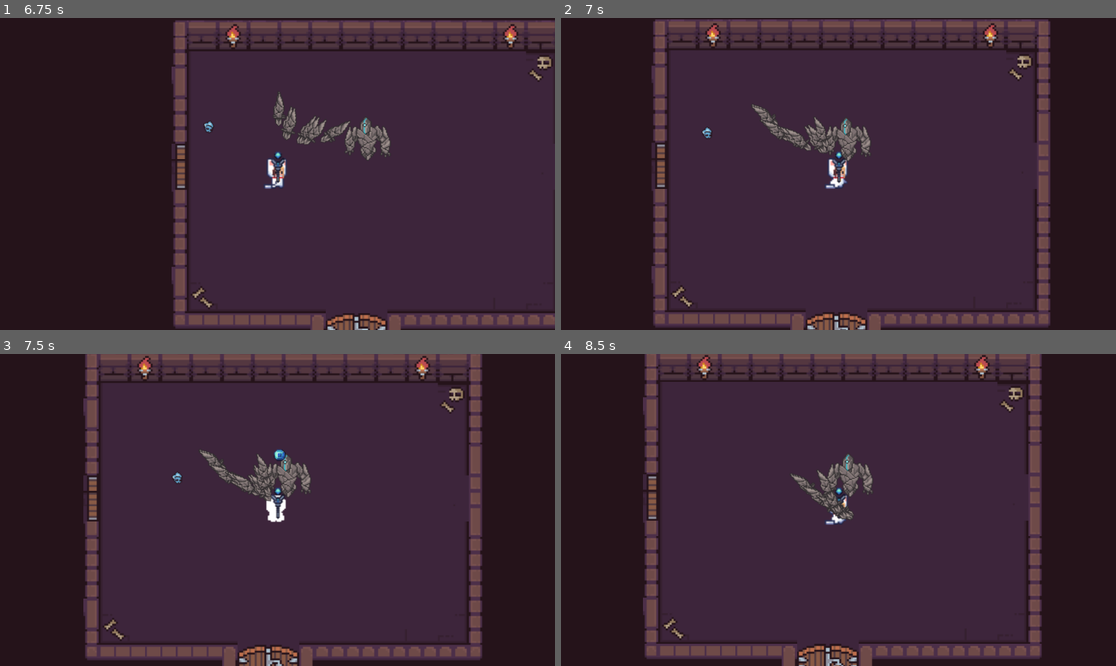
Above: before the commit, frames 1-4 (two rows, left to right).
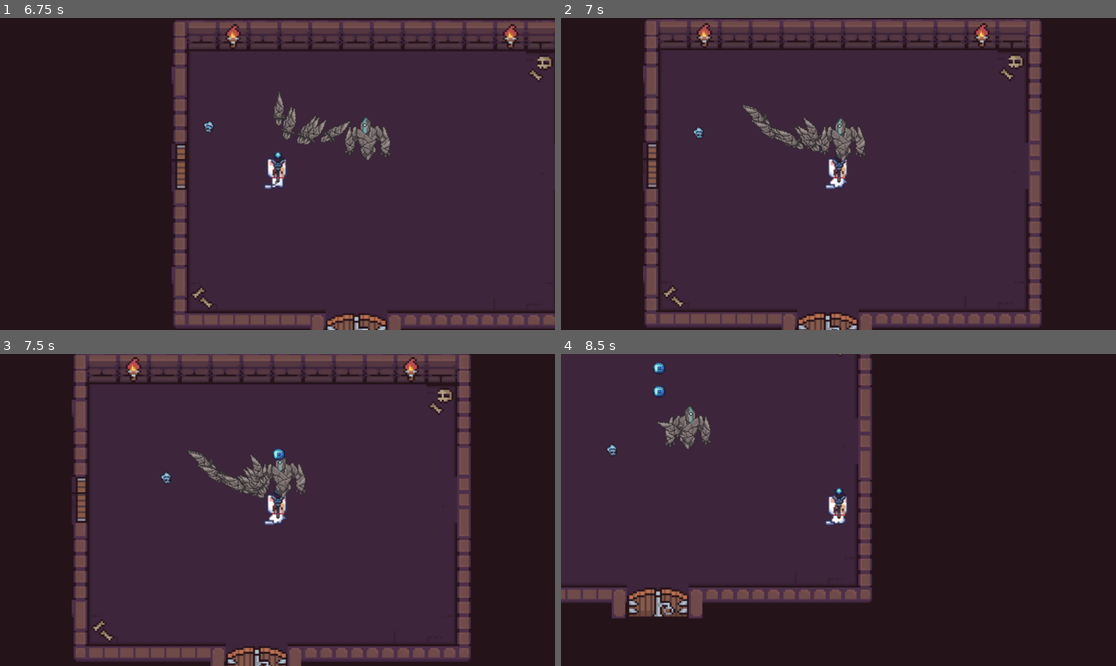
Above: after the commit, the same moments.

Repository: 50002/TaitajaRaSeKo25
Game: Godot game, scene res://start.tscn
The game is run twice, just before and just after one commit, with the same random seed, the same clock (stepped at 60 frames per second) and the same inputs.
Inputs:
- Up to frame 1 (6.75 s): click "Start" at 0.5 s; tap Enter (Attack) at 1.25, 2.75 s; hold D (RIGHT) 1.28-2.03 s; hold Enter (Attack) 1.28-2.03 s; tap Space (Dash) at 2, 2.1, 3.5, 3.6, 5.1, 6.6 s; hold S (DOWN) 2.03-2.78 s; hold D (RIGHT) 2.78-3.53 s; hold Enter (Attack) 2.78-3.53 s; hold W (UP) 3.53-4.28 s; hold Enter (Attack) 4.28-5.03 s; hold A (LEFT) 4.28-5.78 s; hold S (DOWN) 5.78-6.53 s; hold Enter (Attack) 5.78-6.53 s; hold D (RIGHT) from 6.53 s (still down)
- Up to frame 2 (7 s): keep holding D (RIGHT)
- Up to frame 3 (7.5 s): release D (RIGHT) at 7.28 s; hold W (UP) from 7.28 s (still down); hold Enter (Attack) from 7.28 s (still down)
- Up to frame 4 (8.5 s): release W (UP) at 8.03 s; release Enter (Attack) at 8.03 s; hold D (RIGHT) from 8.03 s (still down); tap Space (Dash) at 8.1 s

Frame 1 is identical in both runs. In frame 2, 11% of the frame differs, in the area x 14-89%, y 0-100%; in frame 3, 13%; in frame 4, 54%, in the area x 0-87%, y 0-100%.

Commit message:
Fixed skull

Diff:
--- a/new-game-project/Boss.tscn
+++ b/new-game-project/Boss.tscn
@@ -1,11 +1,11 @@
-[gd_scene load_steps=127 format=3 uid="uid://d27s21rkp4c6p"]
+[gd_scene load_steps=128 format=3 uid="uid://d27s21rkp4c6p"]
 
 [ext_resource type="Script" path="res://boss.gd" id="1_1603g"]
 [ext_resource type="Texture2D" uid="uid://dsu54dlpsur6" path="res://Mecha-stone Golem 0.1/PNG sheet/Character_sheet.png" id="1_gc0gw"]
 
 [sub_resource type="CapsuleShape2D" id="CapsuleShape2D_bu4qc"]
-radius = 13.0
-height = 44.0
+radius = 11.0
+height = 40.0
 
 [sub_resource type="AtlasTexture" id="AtlasTexture_ak8a3"]
 atlas = ExtResource("1_gc0gw")
@@ -888,6 +888,10 @@
 "name": &"new_animation",
 "speed": 10.0
 }]
+
+[sub_resource type="CapsuleShape2D" id="CapsuleShape2D_urtc5"]
+radius = 13.0
+height = 44.0
 
 [node name="Boss" type="CharacterBody2D"]
 script = ExtResource("1_1603g")
@@ -914,4 +918,11 @@
 wait_time = 0.1
 autostart = true
 
+[node name="Area2D" type="Area2D" parent="."]
+
+[node name="CollisionShape2D" type="CollisionShape2D" parent="Area2D"]
+position = Vector2(0, -2)
+shape = SubResource("CapsuleShape2D_urtc5")
+
 [connection signal="timeout" from="AttackTimer" to="." method="_on_attack_timer_timeout"]
+[connection signal="area_entered" from="Area2D" to="." method="_on_area_2d_area_entered"]
--- a/new-game-project/Enemy.gd
+++ b/new-game-project/Enemy.gd
@@ -10,12 +10,17 @@
 
 
 func _process(delta: float) -> void:
-	direction=(player.position - $".".position).normalized()
-	velocity = direction * BASE_SPEED * delta
-	look_at(player.position)
-	move_and_slide()
+	if player.state != 2:
+		direction=(player.position - $".".position).normalized()
+		velocity = direction * BASE_SPEED * delta
+		look_at(player.position)
+
+	else:
+		direction=(player.position - $".".position).normalized()
+		velocity = -direction * BASE_SPEED * delta
 
 
+	move_and_slide()
 
 
 
--- a/new-game-project/Player.tscn
+++ b/new-game-project/Player.tscn
@@ -702,10 +702,6 @@
 [node name="iFrames" type="Timer" parent="."]
 one_shot = true
 
-[node name="dt" type="Timer" parent="."]
-wait_time = 5.0
-one_shot = true
-
 [node name="PivotPoint" type="Node2D" parent="."]
 position = Vector2(0, 5)
 
@@ -732,5 +728,4 @@
 [connection signal="timeout" from="DashCD" to="." method="_on_dash_cd_timeout"]
 [connection signal="area_entered" from="Hurtbox" to="." method="_on_hurtbox_area_entered"]
 [connection signal="timeout" from="iFrames" to="." method="_on_i_frames_timeout"]
-[connection signal="timeout" from="dt" to="." method="_on_dt_timeout"]
 [connection signal="timeout" from="attackCD" to="." method="_on_attack_cd_timeout"]
--- a/new-game-project/Skull_enemy.tscn
+++ b/new-game-project/Skull_enemy.tscn
@@ -51,8 +51,8 @@
 frame_progress = 0.918572
 
 [node name="Area2D" type="Area2D" parent="."]
-collision_layer = 0
-collision_mask = 10
+collision_layer = 8
+collision_mask = 2
 
 [node name="CollisionShape2D" type="CollisionShape2D" parent="Area2D"]
 shape = SubResource("CircleShape2D_6cx3b")
--- a/new-game-project/armblaster.gd
+++ b/new-game-project/armblaster.gd
@@ -25,3 +25,7 @@
 	Health -= 1
 	if Health <= 0:
 		queue_free()
+
+
+func _on_timer_timeout() -> void:
+	queue_free()
--- a/new-game-project/armblaster.tscn
+++ b/new-game-project/armblaster.tscn
@@ -69,7 +69,7 @@
 
 [node name="AnimatedSprite2D" type="AnimatedSprite2D" parent="CollisionShape2D"]
 sprite_frames = SubResource("SpriteFrames_uy3d2")
-frame_progress = 0.628256
+frame_progress = 0.130826
 offset = Vector2(-2.5, 1)
 
 [node name="Hurt" type="Area2D" parent="."]
@@ -80,3 +80,9 @@
 position = Vector2(5, 0)
 rotation = 1.5708
 shape = SubResource("CapsuleShape2D_vs1rs")
+
+[node name="Timer" type="Timer" parent="."]
+wait_time = 4.0
+one_shot = true
+
+[connection signal="timeout" from="Timer" to="." method="_on_timer_timeout"]
--- a/new-game-project/boss.gd
+++ b/new-game-project/boss.gd
@@ -38,4 +38,6 @@
 
 
 func _on_area_2d_area_entered(area: Area2D) -> void:
-	pass # Replace with function body.
+	HP -= 1
+	if HP <= 0:
+		queue_free()
--- a/new-game-project/character_body_2d.gd
+++ b/new-game-project/character_body_2d.gd
@@ -118,8 +118,7 @@
 	if Health > 0:
 		i_frames.start()
 	else:
-		state = 3
-		dt.start()
+		get_tree().reload_current_scene()
 
 
 func _on_i_frames_timeout() -> void:
@@ -127,8 +126,8 @@
 	state = 0
 
 
-func _on_dt_timeout() -> void:
-	get_tree().reload_current_scene()
+
+
 
 
 func _on_attack_cd_timeout() -> void:
